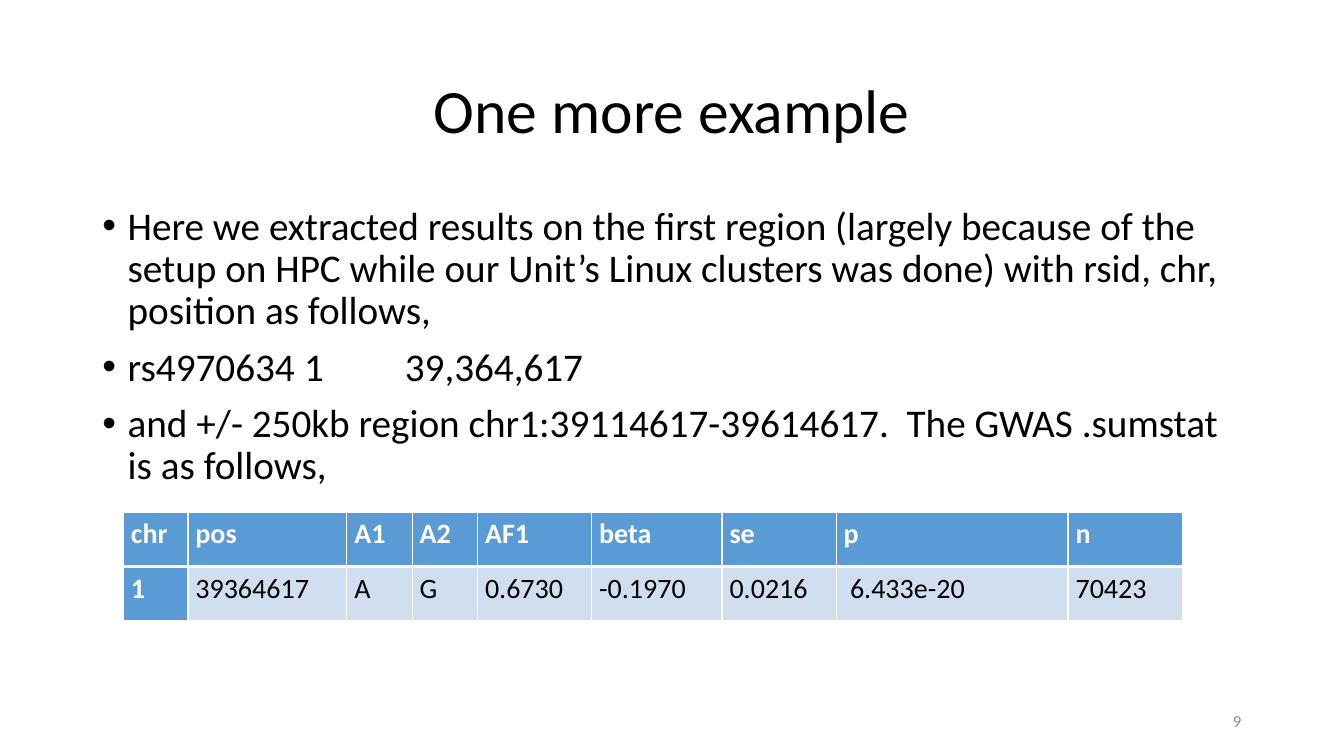
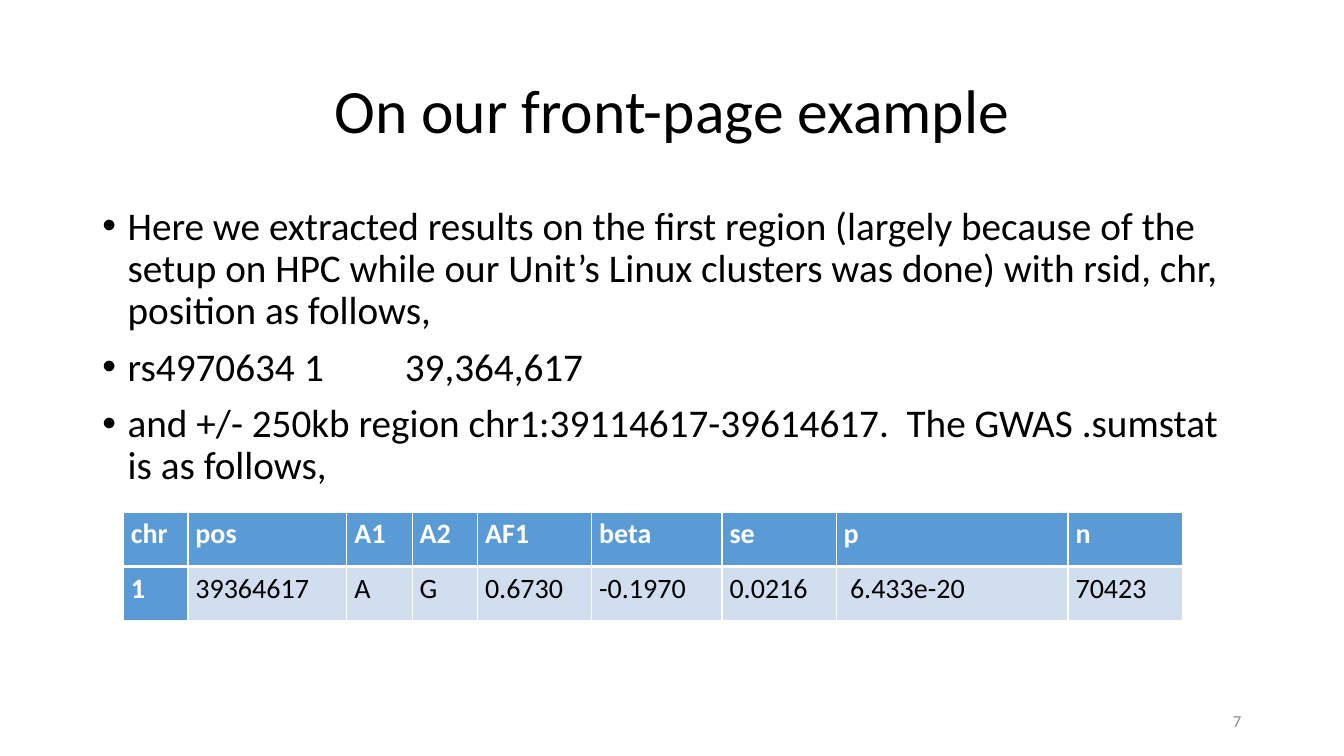
Before and after one commit to jinghuazhao/FM-pipeline, a slide deck: slide 7 of README.pptx (slide 9 before the commit). Drawn at 1344x756 pixels with LibreOffice and Linux fonts; fonts in the diff are those of the drawing. Boxes give left, top, right and bottom in pixels: in the first picture for what was removed or moved away, otherwise in the second. Text is boxed around its words. In the diff, an @@ line names an element or a change of style, - is before the commit and + after.

```diff
--- a/README.pptx
+++ b/README.pptx
@@ title at (334, 90, 1009, 144): text changed @@
-One more example
+On our front-page example
@@ page number at (1233, 716, 1241, 727): text changed @@
-9
+7
```
Also in this commit, not shown: 3 other slides changed, 2 slides added, 1 slide removed.
